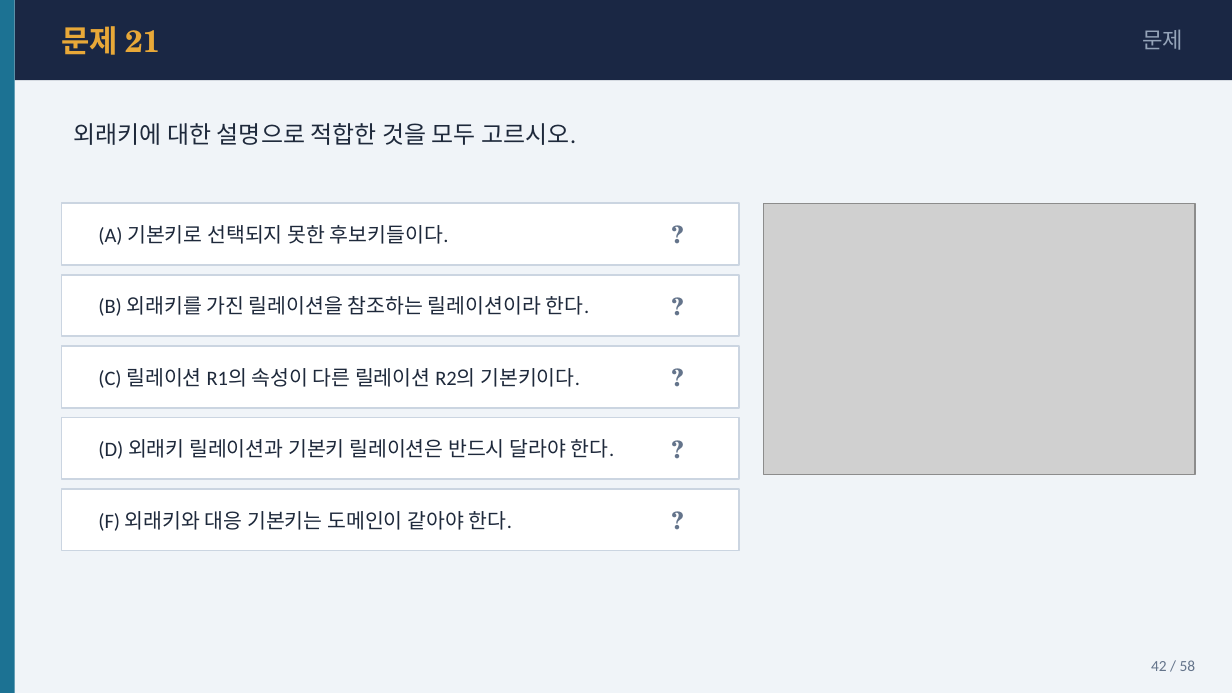
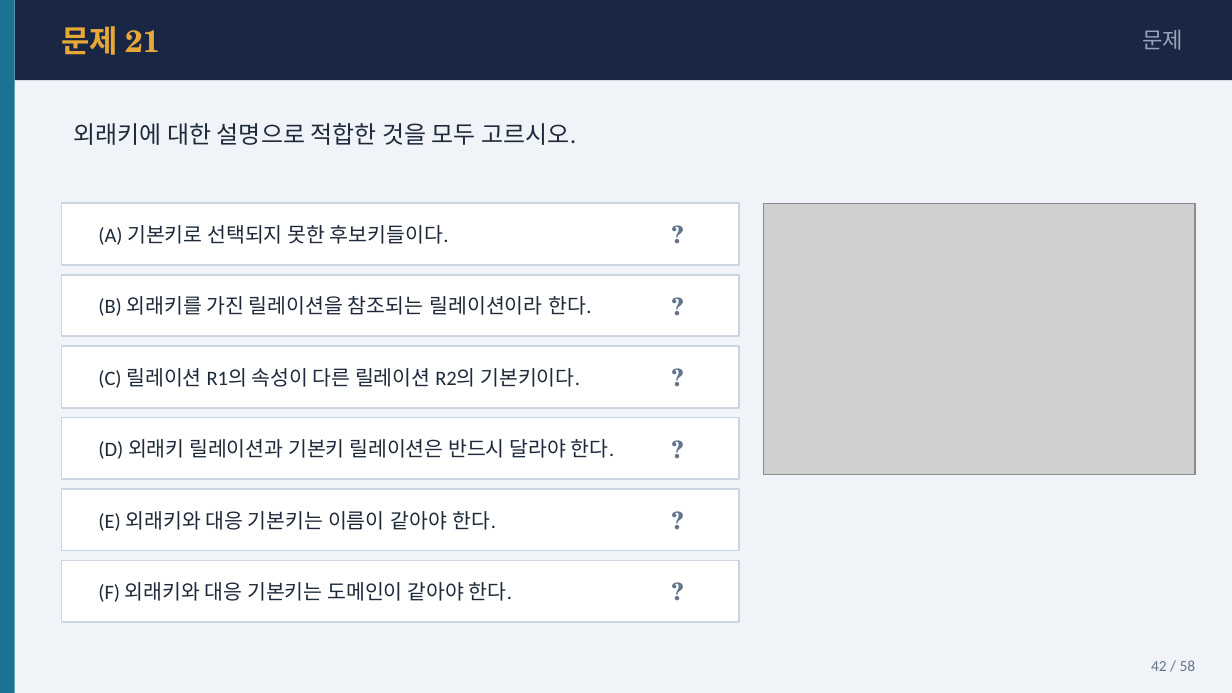
Before and after one commit to Sangdon-Park/Sangdon-Park.github.io, a slide deck: slide 42 of data/DB시스템/5장_연습문제_문제_정답.pptx. Drawn at 1232x693 pixels with LibreOffice and Linux fonts; fonts in the diff are those of the drawing; grey boxes stand for pictures. Boxes give left, top, right and bottom in pixels: in the first picture for what was removed or moved away, otherwise in the second. Text is boxed around its words. In the diff, an @@ line names an element or a change of style, - is before the commit and + after.

```diff
--- a/data/DB시스템/5장_연습문제_문제_정답.pptx
+++ b/data/DB시스템/5장_연습문제_문제_정답.pptx
@@ text at [98, 296, 591, 316]: text changed @@
-(B) 외래키를 가진 릴레이션을 참조하는 릴레이션이라 한다.
+(B) 외래키를 가진 릴레이션을 참조되는 릴레이션이라 한다.
@@ text added at [98, 511, 496, 531], 12 pt, text #1E293B @@
+(E) 외래키와 대응 기본키는 이름이 같아야 한다.
@@ rectangle added at [62, 561, 739, 622], fill #FFFFFF, outline #CBD5E1 1 pt @@
@@ text "(F) 외래키와 대응 기본키는 도메인이 ...": place and size @@
-text "(F) 외래키와 대응 기본키는 도메인이 ..." at [98, 511, 512, 531]
+text "(F) 외래키와 대응 기본키는 도메인이 ..." at [98, 582, 512, 602]
@@ text added at [641, 561, 715, 622], 14 pt, text #64748B, bold @@
+?
```
Also in this commit, not shown: 2 other slides changed, 1 other file.
